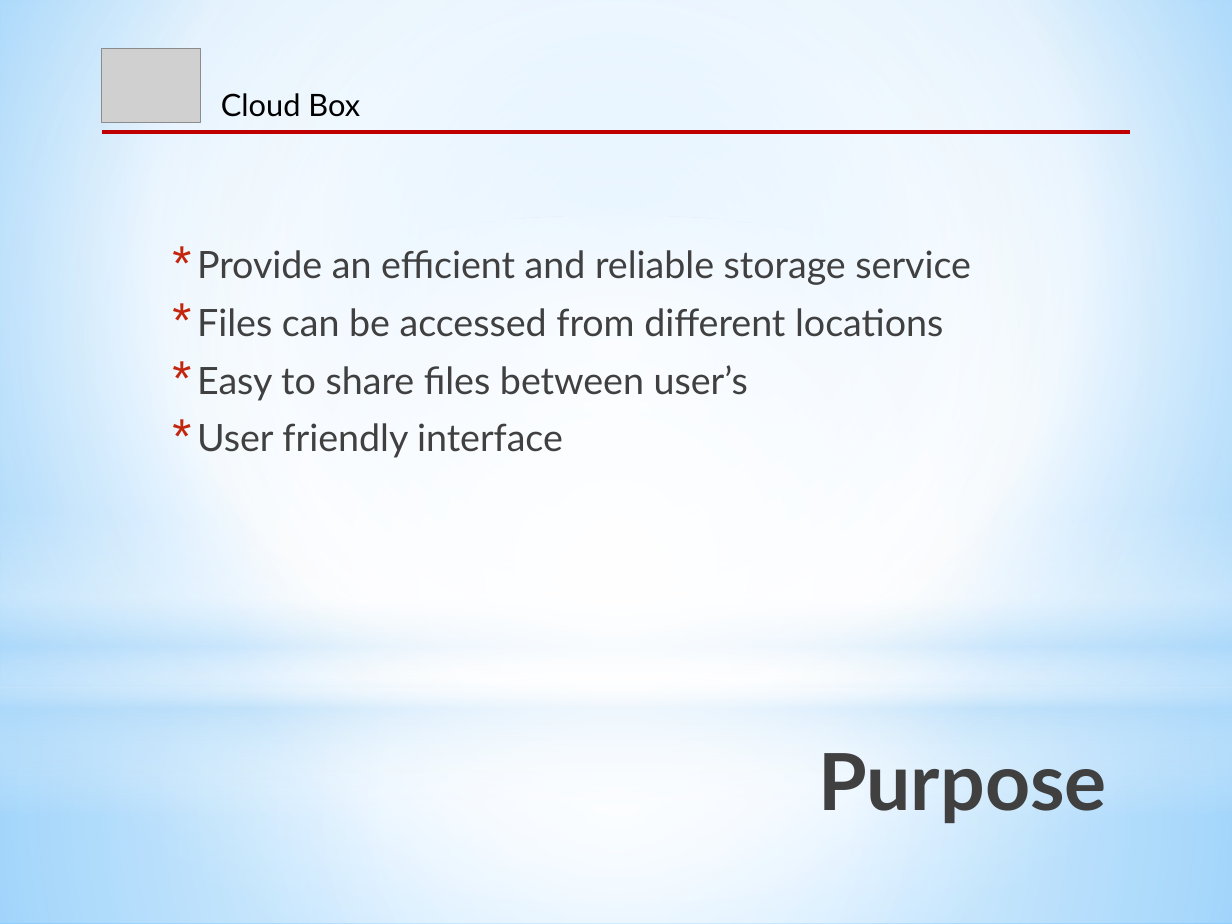
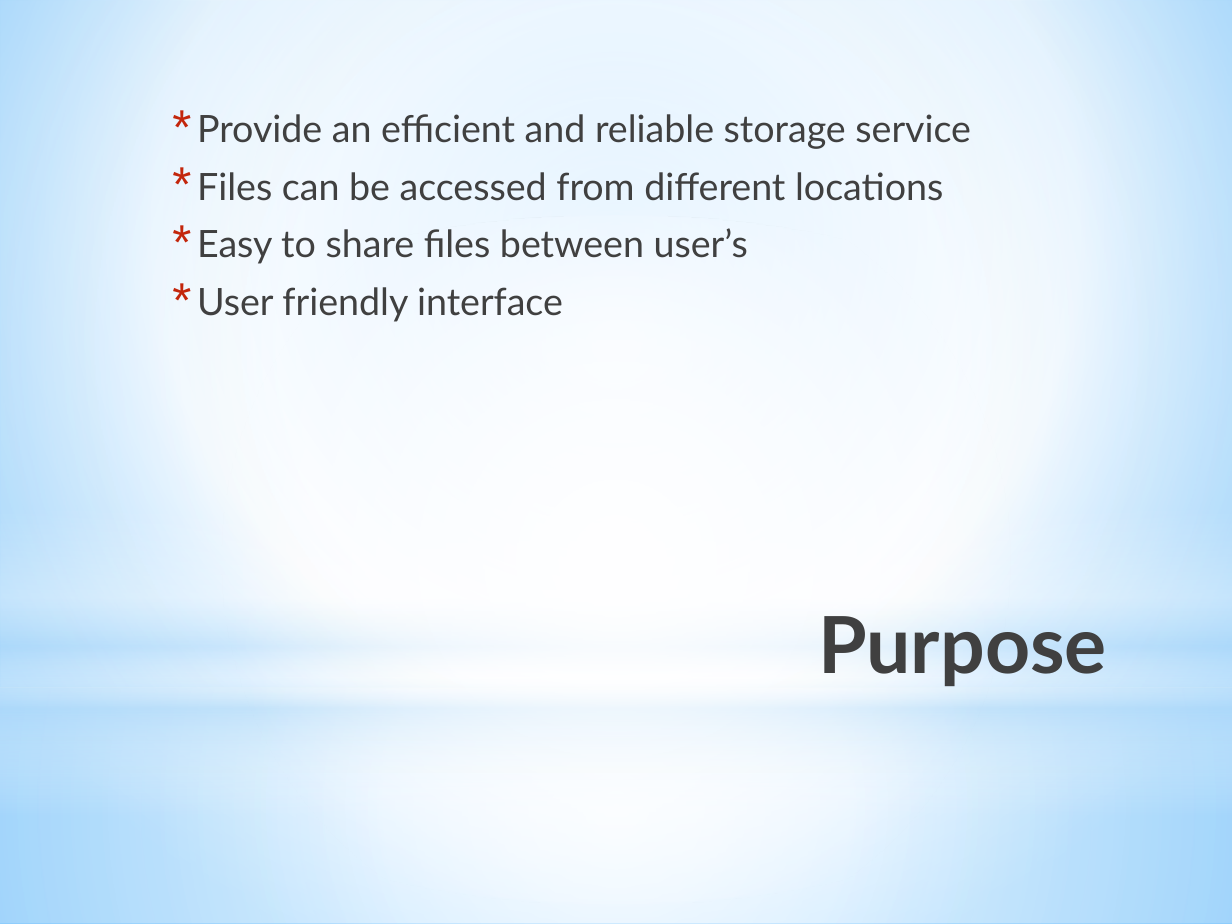
Before and after one commit to CICS525Project/DropboxImpl, a slide deck: slide 2 of Cloud Box_ppt.pptx. Drawn at 1232x924 pixels with LibreOffice and Linux fonts; fonts in the diff are those of the drawing; grey boxes stand for pictures. Boxes give left, top, right and bottom in pixels: in the first picture for what was removed or moved away, otherwise in the second. Text is boxed around its words. In the diff, an @@ line names an element or a change of style, - is before the commit and + after.

```diff
--- a/Cloud Box_ppt.pptx
+++ b/Cloud Box_ppt.pptx
@@ picture removed at box(102, 48, 201, 122) @@
@@ text "Provide an efficient and reliable ...": place and size @@
-text "Provide an efficient and reliable ..." at box(197, 250, 971, 458)
+text "Provide an efficient and reliable ..." at box(197, 114, 971, 322)
@@ text removed at box(221, 93, 360, 117) @@
-Cloud Box
@@ line removed from (102, 132) to (1130, 132) @@
@@ title "Purpose": place and size @@
-title "Purpose" at box(818, 753, 1107, 823)
+title "Purpose" at box(818, 616, 1107, 686)
```
Also in this commit, not shown: 13 other slides changed.
